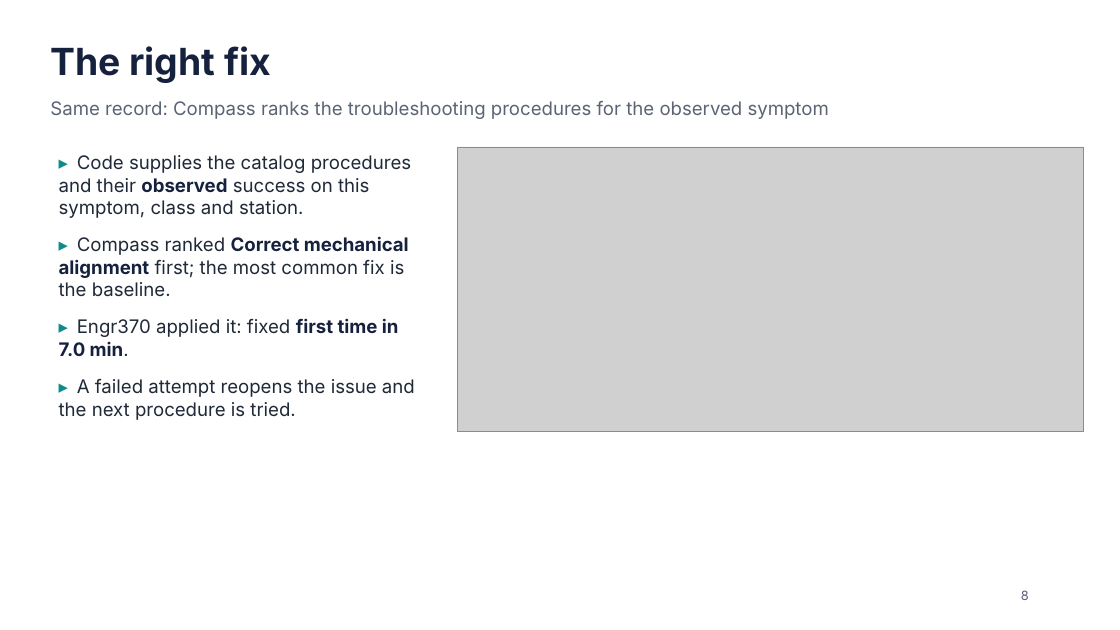
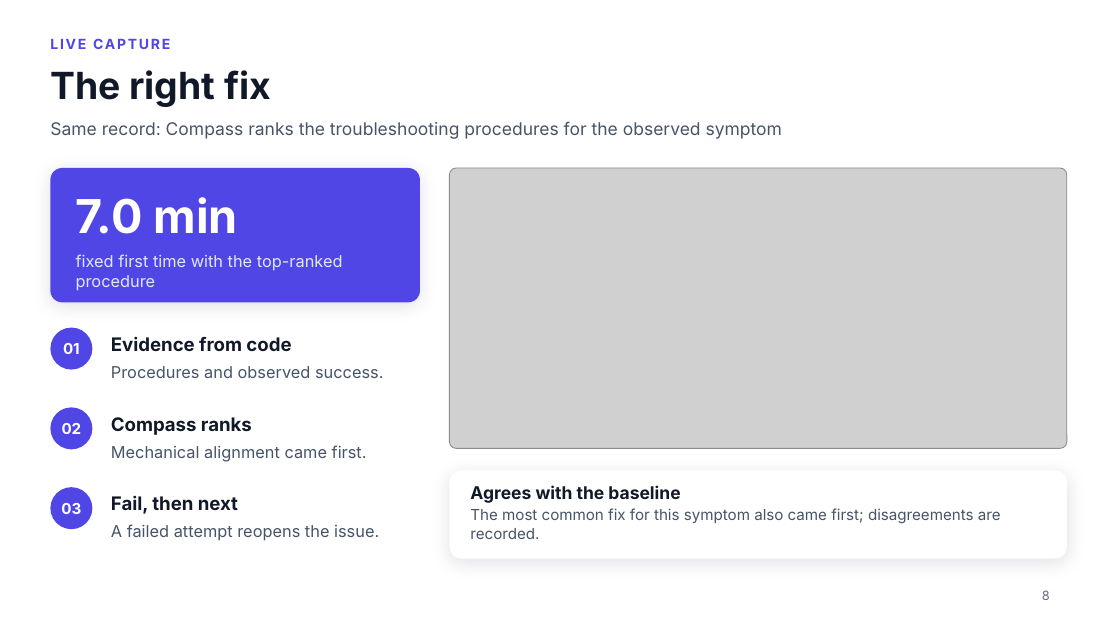
Before and after one commit to e8aura-makodev58/amd-compass, a slide deck: slide 8 of docs/submission/ResponseCompass-deck.pptx. Drawn at 1120x630 pixels with LibreOffice and Linux fonts; fonts in the diff are those of the drawing; grey boxes stand for pictures; background and template pictures are left out. Boxes give left, top, right and bottom in pixels: in the first picture for what was removed or moved away, otherwise in the second. Text is boxed around its words. In the diff, an @@ line names an element or a change of style, - is before the commit and + after.

```diff
--- a/docs/submission/ResponseCompass-deck.pptx
+++ b/docs/submission/ResponseCompass-deck.pptx
@@ text added at box(50, 35, 1067, 60), 12 pt, text #4F46E5, bold @@
+LIVE CAPTURE
@@ text "The right fix": place and size @@
-text "The right fix" at box(50, 46, 271, 83)
+text "The right fix" at box(50, 70, 271, 107)
@@ text "The right fix" at box(50, 70, 271, 107): text colour #16213E to #111827 @@
@@ text "Same record: Compass ranks the ...": place and size @@
-text "Same record: Compass ranks the ..." at box(50, 101, 829, 119)
+text "Same record: Compass ranks the ..." at box(50, 121, 782, 139)
@@ text "Same record: Compass ranks the ..." at box(50, 121, 782, 139): size 16 to 15 pt, text colour #5B6474 to #475467 @@
@@ rounded rectangle added at box(50, 168, 420, 302), fill #4F46E5 @@
@@ text removed at box(59, 155, 415, 420) @@
-▸ Code supplies the catalog procedures and their observed success on this symptom, class and station.
-▸ Compass ranked Correct mechanical alignment first; the most common fix is the baseline.
-▸ Engr370 applied it: fixed first time in 7.0 min.
-▸ A failed attempt reopens the issue and the next procedure is tried.
@@ picture: place and size @@
-picture at box(458, 147, 1084, 431)
+picture at box(450, 168, 1067, 449)
@@ text added at box(76, 197, 237, 234), 40 pt, text #FFFFFF, bold @@
+7.0 min
@@ text added at box(76, 254, 343, 291), 14 pt, text #E0E7FF @@
+fixed first time with the top-ranked procedure
@@ ellipse added at box(50, 328, 92, 370), fill #4F46E5 @@
@@ text added at box(63, 343, 80, 354), 13 pt, text #FFFFFF, bold @@
+01
@@ text added at box(111, 336, 291, 351), 16 pt, text #111827, bold @@
+Evidence from code
@@ text added at box(111, 366, 383, 378), 14 pt, text #475467 @@
+Procedures and observed success.
@@ ellipse added at box(50, 408, 92, 450), fill #4F46E5 @@
@@ text added at box(111, 417, 252, 435), 16 pt, text #111827, bold @@
+Compass ranks
@@ text added at box(62, 423, 82, 434), 13 pt, text #FFFFFF, bold @@
+02
@@ text added at box(111, 445, 367, 462), 14 pt, text #475467 @@
+Mechanical alignment came first.
@@ rounded rectangle added at box(450, 471, 1067, 559), fill #FFFFFF @@
@@ ellipse added at box(50, 487, 92, 529), fill #4F46E5 @@
@@ text added at box(61, 503, 81, 514), 13 pt, text #FFFFFF, bold @@
+03
@@ text added at box(111, 495, 238, 514), 16 pt, text #111827, bold @@
+Fail, then next
@@ text added at box(470, 485, 680, 503), 15 pt, text #111827, bold @@
+Agrees with the baseline
@@ text added at box(470, 508, 1001, 539), 13 pt, text #475467 @@
+The most common fix for this symptom also came first; disagreements are recorded.
@@ text added at box(111, 524, 379, 541), 14 pt, text #475467 @@
+A failed attempt reopens the issue.
@@ text "8": place and size @@
-text "8" at box(1021, 590, 1029, 600)
+text "8" at box(1042, 590, 1050, 600)
@@ text "8" at box(1042, 590, 1050, 600): text colour #5B6474 to #667085 @@
```
Also in this commit, not shown: 11 other slides changed, 2 slides added, 2 slides removed, 8 other files.
